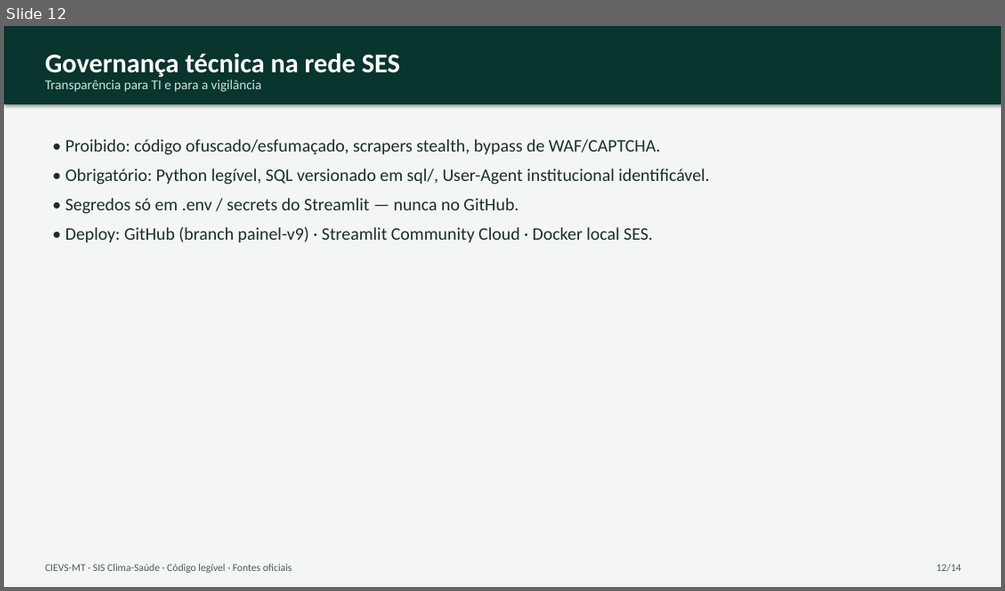
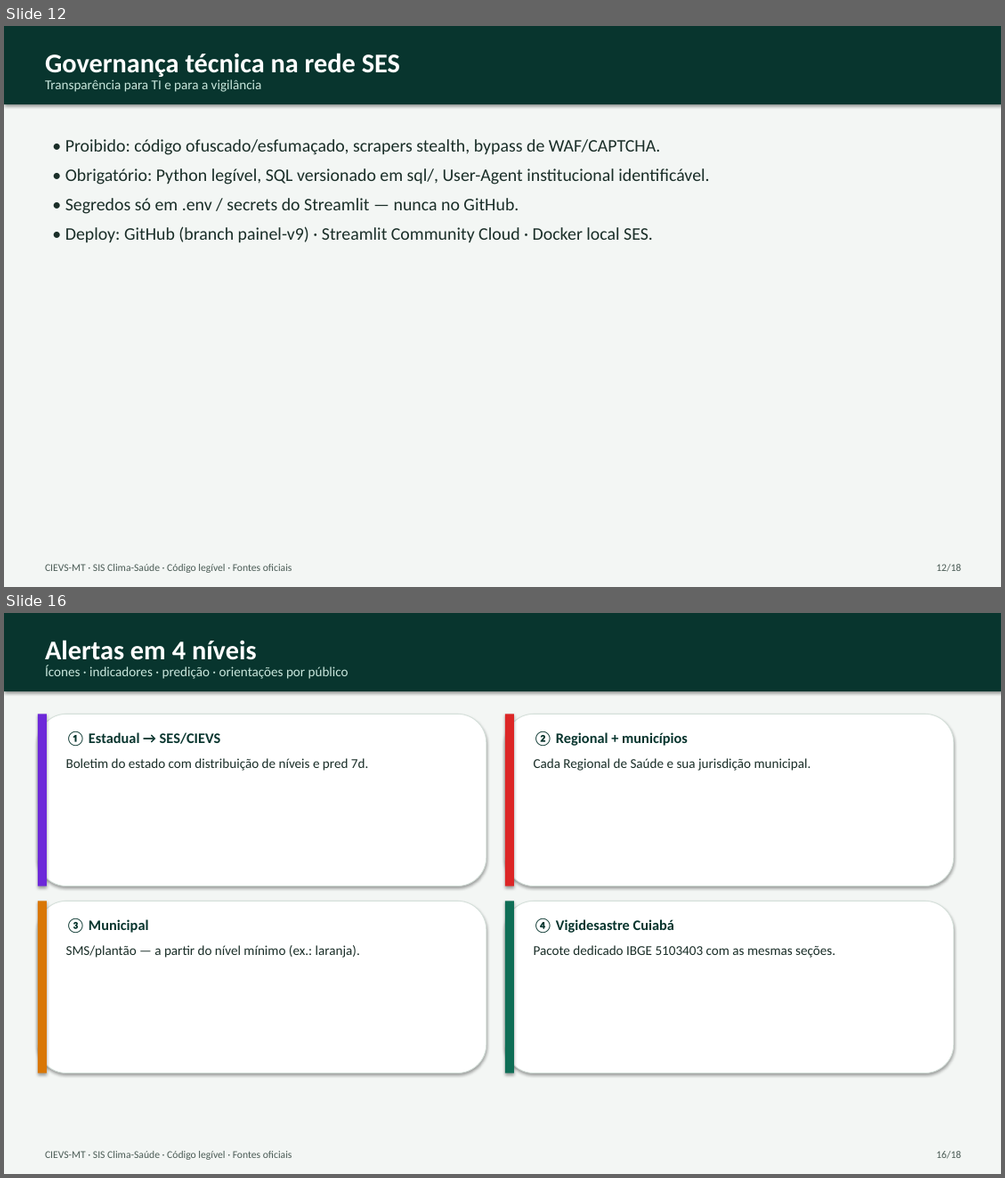
Before and after one commit to menandesneto51/SIS-Monitoramento-Clima-Sa-de, a slide deck: docs/apresentacoes/Apresentacao_SIS_Clima_Saude_20min.pptx. Shown one above the other, each under a label of ours: slide 12 before the commit, slides 12 and 16 after it; the slides between them are not shown. The pictures are 1005x591 and 1005x1178 pixels, drawn with LibreOffice and Linux fonts; fonts in the diff are those of the drawing. Boxes give left, top, right and bottom in pixels: in the first picture for what was removed or moved away, otherwise in the second. Text is boxed around its words. In the diff, an @@ line names an element or a change of style, - is before the commit and + after.

```diff
--- a/docs/apresentacoes/Apresentacao_SIS_Clima_Saude_20min.pptx
+++ b/docs/apresentacoes/Apresentacao_SIS_Clima_Saude_20min.pptx
@@ slide 16 added at (4,613,1001,1174), background #FFFFFF @@
@@ rectangle added at (4,613,1001,1174), fill #F3F6F4 @@
@@ rectangle added at (4,613,1001,691), fill #08352E @@
@@ text added at (45,640,257,666), 26 pt, text #FFFFFF, bold @@
+Alertas em 4 níveis
@@ text added at (45,665,348,679), 13 pt, text #C8E6DC @@
+Ícones · indicadores · predição · orientações por público
@@ rounded rectangle added at (38,714,486,886), fill #FFFFFF, outline #D5E0DA 0.75 pt @@
@@ rectangle added at (38,714,47,886), fill #6D28D9 @@
@@ rounded rectangle added at (505,714,954,886), fill #FFFFFF, outline #D5E0DA 0.75 pt @@
@@ rectangle added at (505,714,514,886), fill #DC2626 @@
@@ text added at (66,731,221,746), 14 pt, text #08352E, bold @@
+① Estadual → SES/CIEVS
@@ text added at (534,731,688,746), 14 pt, text #08352E, bold @@
+② Regional + municípios
@@ text added at (66,758,368,771), 13 pt, text #1A2E28 @@
+Boletim do estado com distribuição de níveis e pred 7d.
@@ text added at (534,758,811,771), 13 pt, text #1A2E28 @@
+Cada Regional de Saúde e sua jurisdição municipal.
@@ rounded rectangle added at (38,900,486,1073), fill #FFFFFF, outline #D5E0DA 0.75 pt @@
@@ rectangle added at (38,900,47,1073), fill #D97706 @@
@@ rounded rectangle added at (505,900,954,1073), fill #FFFFFF, outline #D5E0DA 0.75 pt @@
@@ rectangle added at (505,900,514,1073), fill #0F6E56 @@
@@ text added at (66,918,149,933), 14 pt, text #08352E, bold @@
+③ Municipal
@@ text added at (534,918,674,933), 14 pt, text #08352E, bold @@
+④ Vigidesastre Cuiabá
@@ text added at (66,945,360,957), 13 pt, text #1A2E28 @@
+SMS/plantão — a partir do nível mínimo (ex.: laranja).
@@ text added at (534,945,835,957), 13 pt, text #1A2E28 @@
+Pacote dedicado IBGE 5103403 com as mesmas seções.
@@ text added at (45,1151,292,1159), 10 pt, text #4B5C56 @@
+CIEVS-MT · SIS Clima-Saúde · Código legível · Fontes oficiais
@@ text added at (936,1151,961,1159), 10 pt, text #4B5C56 @@
+16/18
@@ slide 12 changed as well @@
@@ text at (936,564,961,572): text changed @@
-12/14
+12/18
```
Also in this commit, not shown: 12 other slides changed, 3 other slides added, 45 other files.
